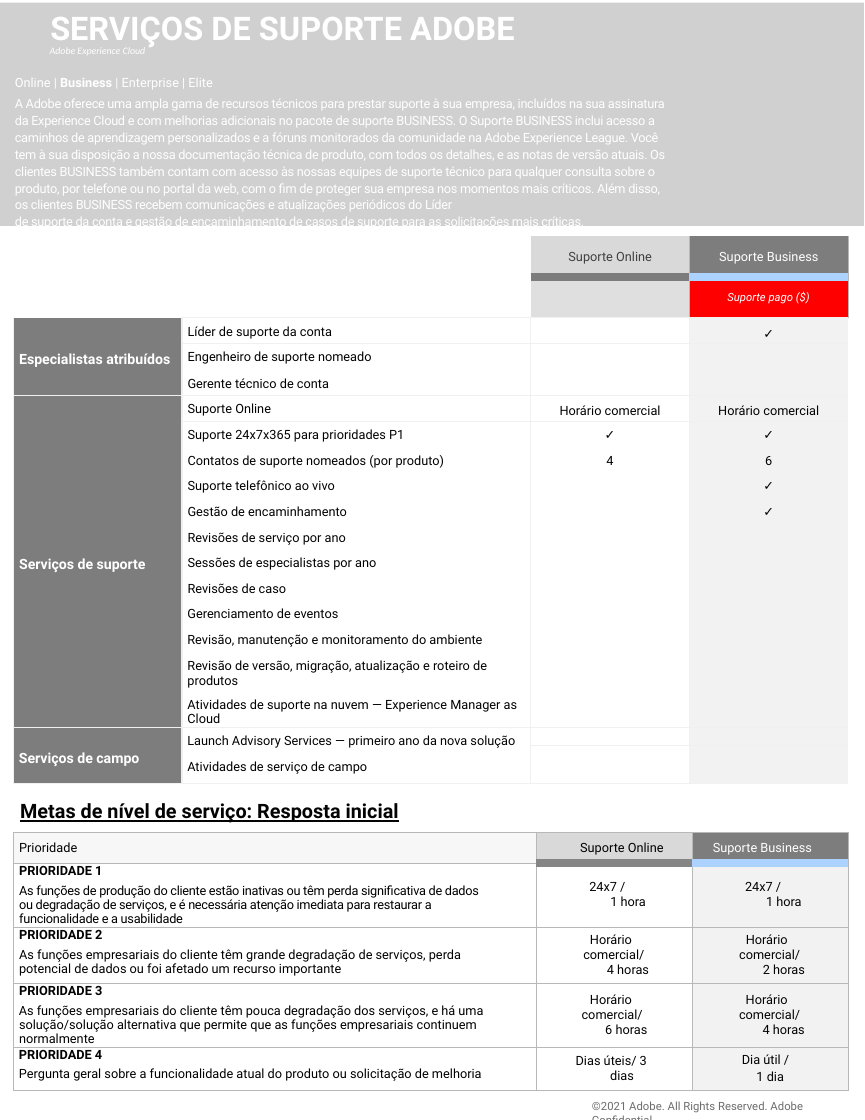
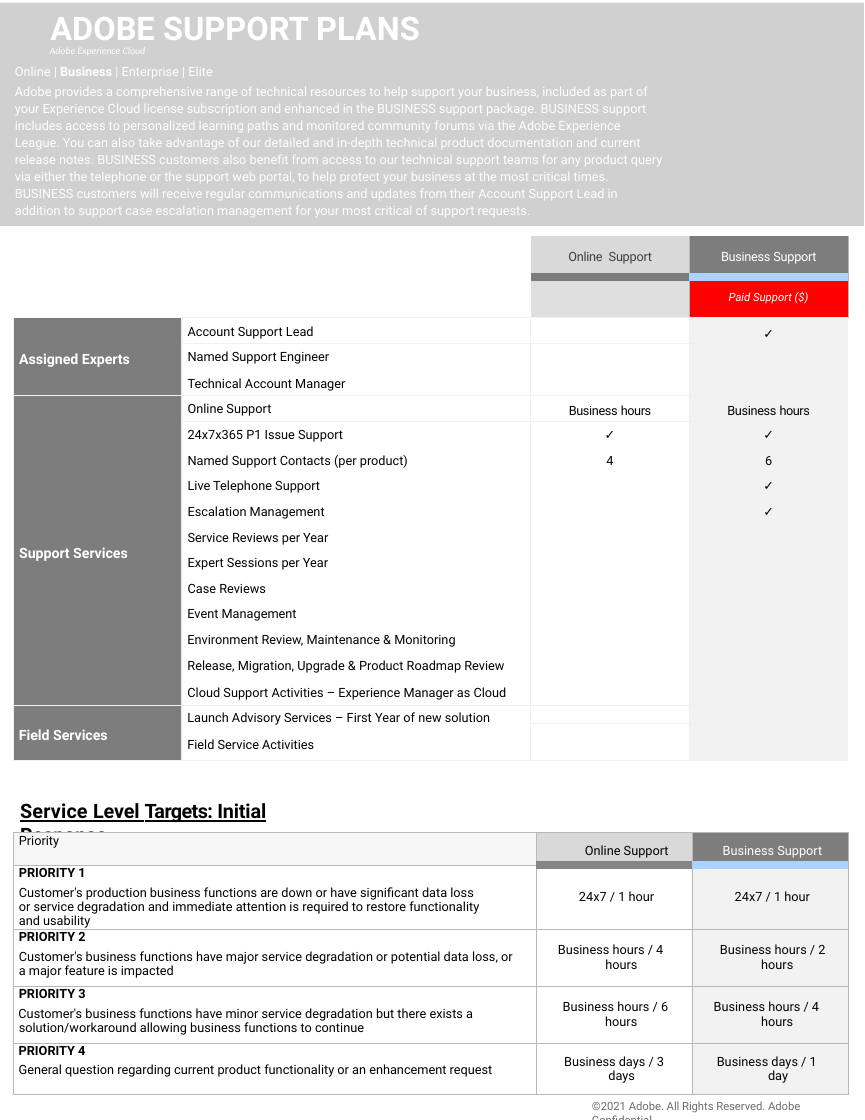
Before and after one commit to AdobeDocs/support-resources.pt-BR, a slide deck: slide 1 of help/data-sheets/assets/BusinessSupportDatasheet.pptx. Drawn at 865x1120 pixels with LibreOffice and Linux fonts; fonts in the diff are those of the drawing; grey boxes stand for pictures; background and template pictures are left out. Boxes give left, top, right and bottom in pixels: in the first picture for what was removed or moved away, otherwise in the second. Text is boxed around its words. In the diff, an @@ line names an element or a change of style, - is before the commit and + after.

```diff
--- a/help/data-sheets/assets/BusinessSupportDatasheet.pptx
+++ b/help/data-sheets/assets/BusinessSupportDatasheet.pptx
@@ title at [50, 17, 420, 40]: text changed @@
-SERVIÇOS DE SUPORTE ADOBE
+ADOBE SUPPORT PLANS
@@ text "Online | Business | Enterprise ...": place and size @@
-text "Online | Business | Enterprise ..." at [15, 78, 665, 231]
+text "Online | Business | Enterprise ..." at [15, 67, 662, 217]
@@ text at [15, 87, 662, 217]: text changed @@
-A Adobe oferece uma ampla gama de recursos técnicos para prestar suporte à sua empresa, incluídos na sua assinatura da Experience Cloud e com melhorias adicionais no pacote de suporte BUSINESS. O Suporte BUSINESS inclui acesso a caminhos de aprendizagem personalizados e a fóruns monitorados da comunidade na Adobe Experience League. Você tem à sua disposição a nossa documentação técnica de produto, com todos os detalhes, e as notas de versão atuais. Os clientes BUSINESS também contam com acesso às nossas equipes de suporte técnico para qualquer consulta sobre o produto, por telefone ou no portal da web, com o fim de proteger sua empresa nos momentos mais críticos. Além disso, os clientes BUSINESS recebem comunicações e atualizações periódicos do Líder
-de suporte da conta e gestão de encaminhamento de casos de suporte para as solicitações mais críticas.
+Adobe provides a comprehensive range of technical resources to help support your business, included as part of your Experience Cloud license subscription and enhanced in the BUSINESS support package. BUSINESS support includes access to personalized learning paths and monitored community forums via the Adobe Experience League. You can also take advantage of our detailed and in-depth technical product documentation and current release notes. BUSINESS customers also benefit from access to our technical support teams for any product query via either the telephone or the support web portal, to help protect your business at the most critical times. BUSINESS customers will receive regular communications and updates from their Account Support Lead in addition to support case escalation management for your most critical of support requests.
@@ table at [13, 236, 849, 761] @@
-row 1, column 3: Suporte Online
+row 1, column 3: Online Support
-row 1, column 4: Suporte Business
+row 1, column 4: Business Support
-row 2, column 4: Suporte pago ($)
+row 2, column 4: Paid Support ($)
-row 3, column 1: Especialistas atribuídos
+row 3, column 1: Assigned Experts
-row 3, column 2: Líder de suporte da conta
+row 3, column 2: Account Support Lead
-row 4, column 2: Engenheiro de suporte nomeado
+row 4, column 2: Named Support Engineer
-row 5, column 2: Gerente técnico de conta
+row 5, column 2: Technical Account Manager
-row 6: Serviços de suporte | Suporte Online | Horário comercial | Horário comercial
+row 6: Support Services | Online Support | Business hours | Business hours
-row 7, column 2: Suporte 24x7x365 para prioridades P1
+row 7, column 2: 24x7x365 P1 Issue Support
-row 8, column 2: Contatos de suporte nomeados (por produto)
+row 8, column 2: Named Support Contacts (per product)
-row 9, column 2: Suporte telefônico ao vivo
+row 9, column 2: Live Telephone Support
-row 10, column 2: Gestão de encaminhamento
+row 10, column 2: Escalation Management
-row 11, column 2: Revisões de serviço por ano
+row 11, column 2: Service Reviews per Year
-row 12, column 2: Sessões de especialistas por ano
+row 12, column 2: Expert Sessions per Year
-row 13, column 2: Revisões de caso
+row 13, column 2: Case Reviews
-row 14, column 2: Gerenciamento de eventos
+row 14, column 2: Event Management
-row 15, column 2: Revisão, manutenção e monitoramento do ambiente
+row 15, column 2: Environment Review, Maintenance & Monitoring
-row 16, column 2: Revisão de versão, migração, atualização e roteiro de produtos
+row 16, column 2: Release, Migration, Upgrade & Product Roadmap Review
-row 17, column 2: Atividades de suporte na nuvem — Experience Manager as Cloud
+row 17, column 2: Cloud Support Activities – Experience Manager as Cloud
-row 18, column 1: Serviços de campo
+row 18, column 1: Field Services
-row 18, column 2: Launch Advisory Services — primeiro ano da nova solução / Atividades de serviço de campo
+row 18, column 2: Launch Advisory Services – First Year of new solution / Field Service Activities
@@ text at [20, 803, 266, 848]: text changed @@
-Metas de nível de serviço: Resposta inicial
+Service Level Targets: Initial Response
@@ table at [13, 832, 848, 1087] @@
-row 1: Prioridade | Suporte Online | Suporte Business
+row 1: Priority | Online Support | Business Support
-row 2: PRIORIDADE 1 / As funções de produção do cliente estão inativas ou têm perda significativa de dados ou degradação de serviços, e é necessária atenção imediata para restaurar a funcionalidade e a usabilidade | 24x7 / 1 hora | 24x7 / 1 hora
+row 2: PRIORITY 1 / Customer's production business functions are down or have significant data loss or service degradation and immediate attention is required to restore functionality and usability | 24x7 / 1 hour | 24x7 / 1 hour
-row 3: PRIORIDADE 2 / As funções empresariais do cliente têm grande degradação de serviços, perda potencial de dados ou foi afetado um recurso importante | Horário comercial/ 4 horas | Horário comercial/ 2 horas
+row 3: PRIORITY 2 / Customer's business functions have major service degradation or potential data loss, or a major feature is impacted | Business hours / 4 hours | Business hours / 2 hours
-row 4: PRIORIDADE 3 / As funções empresariais do cliente têm pouca degradação dos serviços, e há uma solução/solução alternativa que permite que as funções empresariais continuem normalmente | Horário comercial/ 6 horas | Horário comercial/ 4 horas
+row 4: PRIORITY 3 / Customer's business functions have minor service degradation but there exists a solution/workaround allowing business functions to continue | Business hours / 6 hours | Business hours / 4 hours
-row 5: PRIORIDADE 4 / Pergunta geral sobre a funcionalidade atual do produto ou solicitação de melhoria | Dias úteis/ 3 dias | Dia útil / / 1 dia
+row 5: PRIORITY 4 / General question regarding current product functionality or an enhancement request | Business days / 3 days | Business days / 1 day
@@ text "©2021 Adobe. All Rights Reserved. ..." at [592, 1101, 800, 1113]: letter spacing 0 to -0.1 pt @@
```
Also in this commit, not shown: 2 other slides changed, 7 other files.
